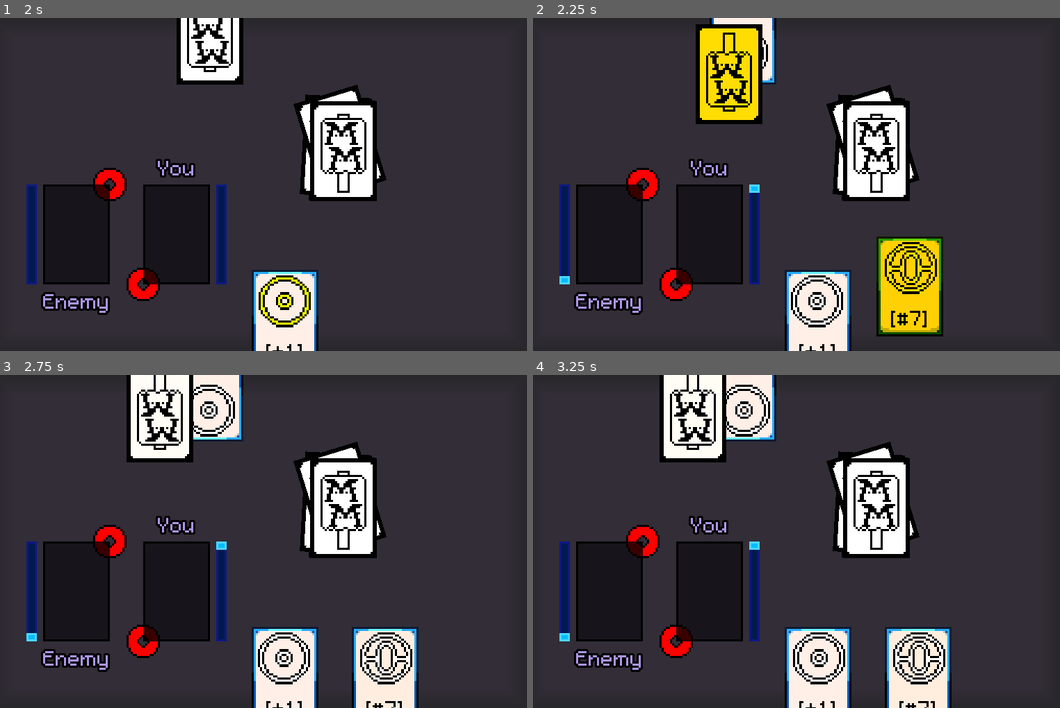
Above: before the commit, frames 1-4 (two rows, left to right).
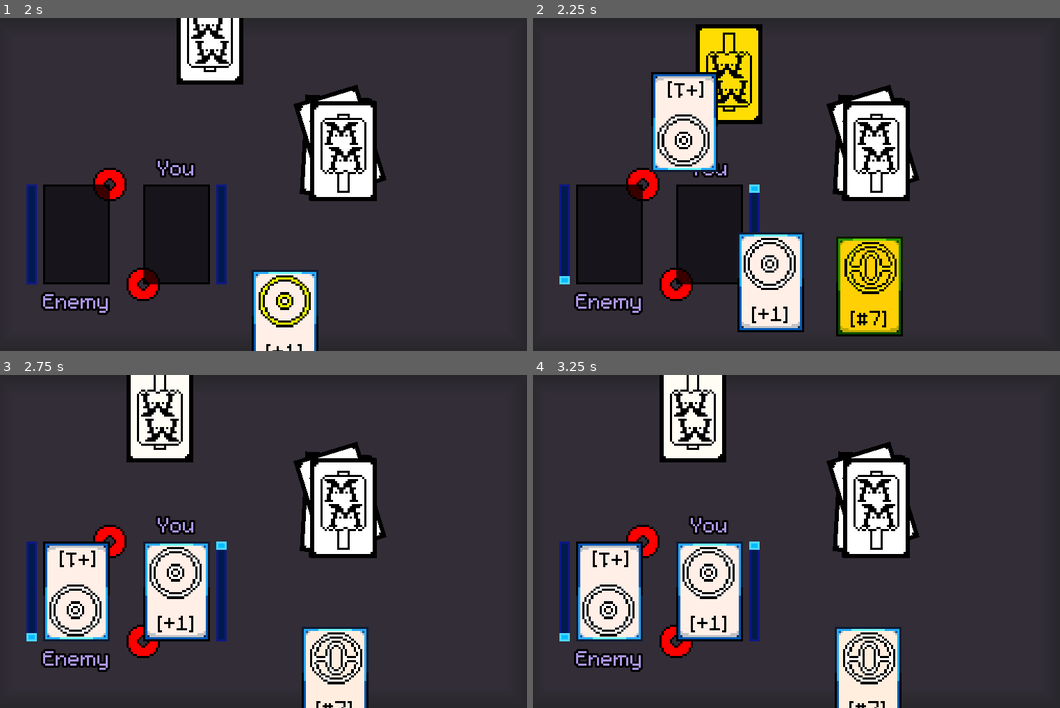
Above: after the commit, the same moments.

Repository: U23RN6M3/Magicae-Manus
Game: Godot game, scene res://Main/Arena.tscn
Same seed, same stepped clock (60 frames per second), same inputs: the game is played once before the commit and once after it. This scene is started directly instead of the project's main scene.
Inputs (mouse positions are in pixels of both pictures, inside the frame that each line leads up to):
- Up to frame 1 (2 s): tap Enter (ui_accept) at 0.5, 0.77, 1.52 s; move the mouse to (284, 321) at 0.52 s; click (284, 321) at 0.67 s; move the mouse to (210, 34) at 1.27 s; click (210, 34) at 1.42 s
- Up to frame 2 (2.25 s): move the mouse to (712, 234) at 2.02 s; click (712, 234) at 2.17 s
- Up to frame 3 (2.75 s): no input
- Up to frame 4 (3.25 s): move the mouse to (917, 678) at 2.77 s; click (917, 678) at 2.92 s; tap Enter (ui_accept) at 3.02 s

Frame 1 is identical in both runs. In frame 2, 15% of the frame differs, in the area x 22-78%, y 0-100%; in frame 3, 16%, in the area x 8-80%, y 0-100%; in frame 4, 16%.
Error before the commit: Invalid operands 'int' and 'Object' in operator '=='. (res://Main/Arena.gd:181)

Commit message:
yay optimized LeCode
Ass

Diff:
--- a/Main/Arena.gd
+++ b/Main/Arena.gd
@@ -178,7 +178,7 @@
 			$Charge.play()
 
 		for i in range(len(PlayerDeckSlots)):
-			if i == card:
+			if card == PlayerDeckSlots[i]:
 				PlayerDeckSlots[i] = null
 				break
 
@@ -208,7 +208,7 @@
 
 
 		for i in range(len(EnemyDeckSlots)):
-			if i == card:
+			if card == EnemyDeckSlots[i]:
 				EnemyDeckSlots[i] = null
 				break
 
